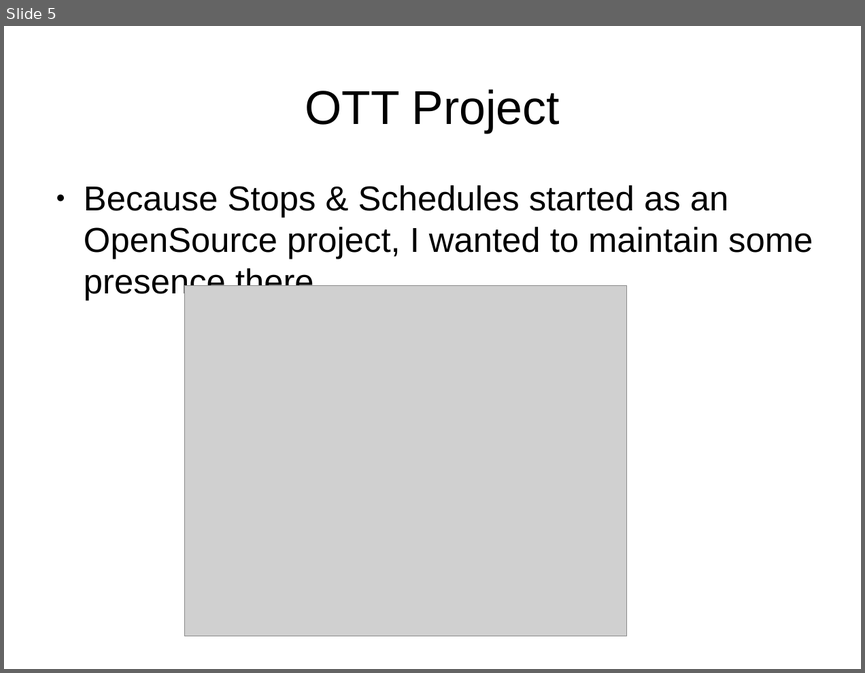
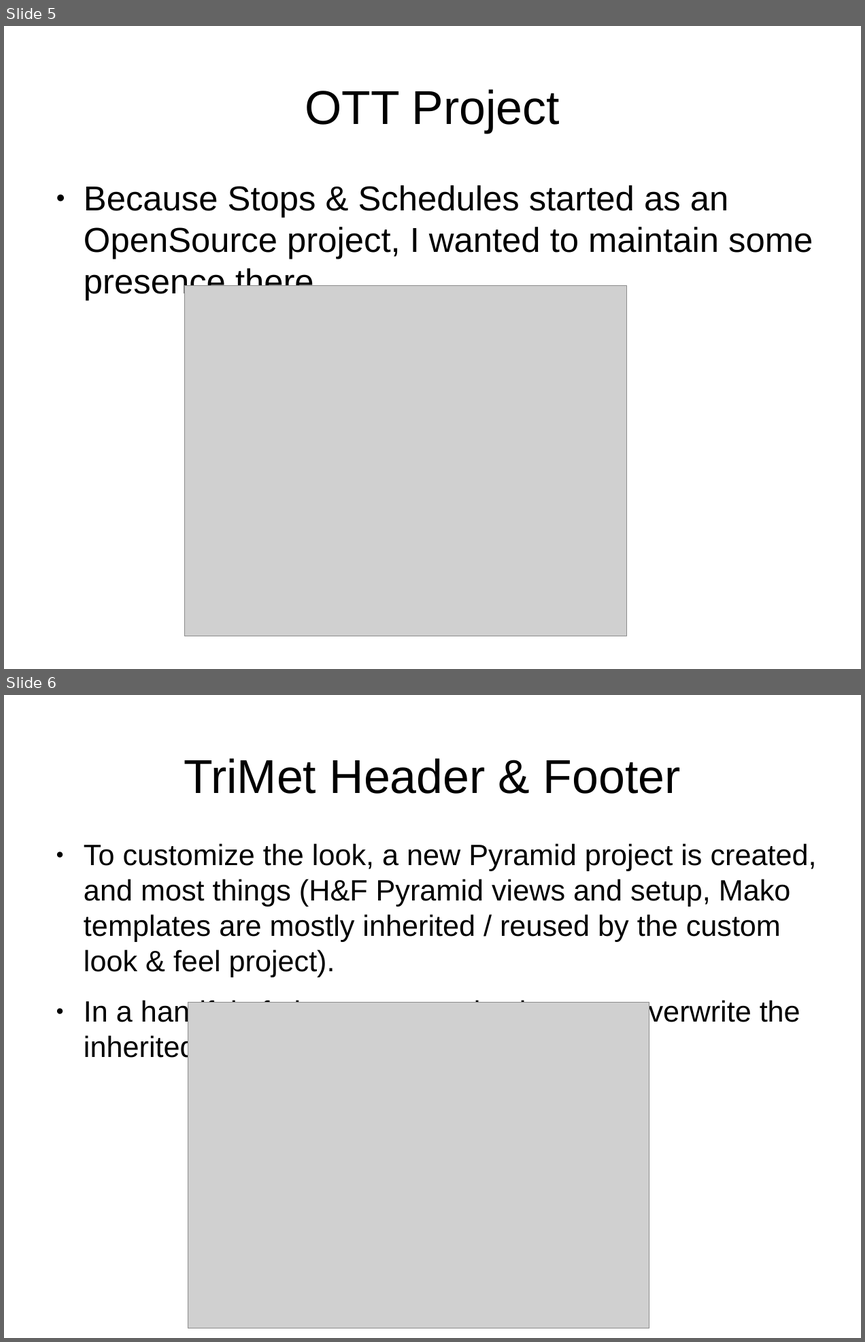
Before and after one commit to OpenTransitTools/view_header_footer, a slide deck: docs/SimpleExplaination.odp. Shown one above the other, each under a label of ours: slide 5 before the commit, slides 5 and 6 after it. The pictures are 865x673 and 865x1342 pixels, drawn with LibreOffice and Linux fonts; fonts in the diff are those of the drawing; grey boxes stand for pictures. Boxes give left, top, right and bottom in pixels: in the first picture for what was removed or moved away, otherwise in the second. Text is boxed around its words. In the diff, an @@ line names an element or a change of style, - is before the commit and + after.

```diff
--- a/docs/SimpleExplaination.odp
+++ b/docs/SimpleExplaination.odp
@@ slide 6 added at bbox=[4, 695, 861, 1338], background #FFFFFF @@
@@ title added at bbox=[184, 758, 681, 794], 44 pt, text #000000 @@
+TriMet Header & Footer
@@ text added at bbox=[84, 843, 817, 1028], 27.2 pt, text #000000 @@
+● To customize the look, a new Pyramid project is created, and most things (H&F Pyramid views and setup, Mako templates are mostly inherited / reused by the custom look & feel project).
+● In a handful of places, customizations are overwrite the inherited Mako templates.
@@ picture added at bbox=[188, 1002, 650, 1328] @@
```
Also in this commit, not shown: 1 other slide added.
